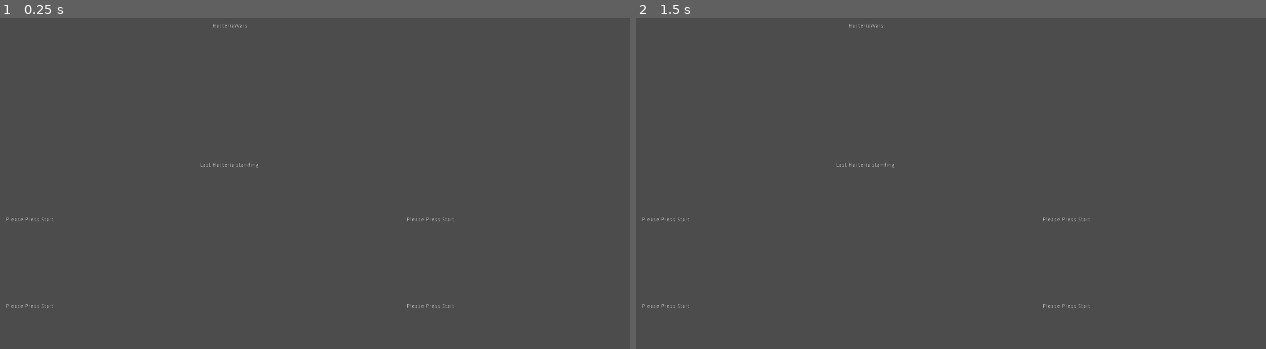
Above: before the commit, frames 1-2 (left to right).
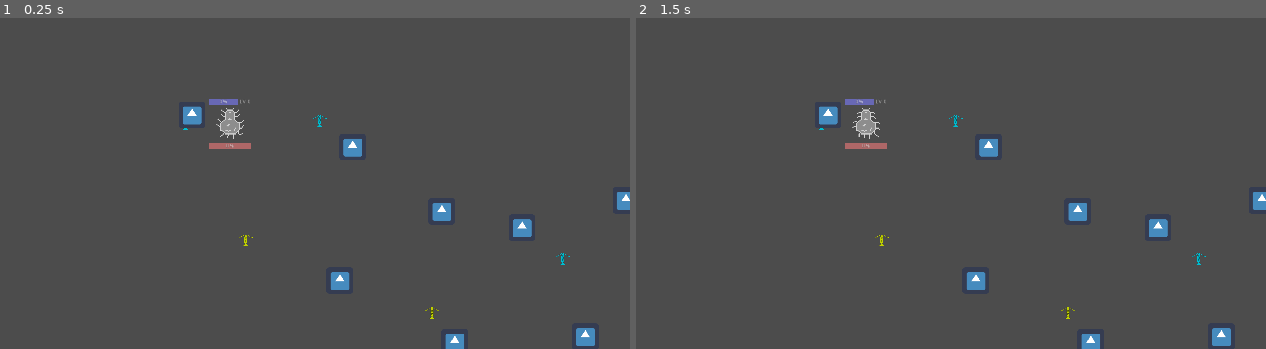
Above: after the commit, the same moments.

Repository: Werkaninchen/milchbroetchen
Game: Godot game, scene res://Level/TestLevel.tscn
Same seed, same stepped clock (60 frames per second), same inputs: the game is played once before the commit and once after it. Before the commit the project starts from res://StartScreen/StartScreen.tscn. The engine's default icon, where the game draws it, is replaced by a stand-in: a white triangle on a blue panel in a dark square.
Inputs (mouse positions are in pixels of both pictures, inside the frame that each line leads up to):
- Up to frame 1 (0.25 s): no input
- Up to frame 2 (1.5 s): tap Enter at 0.5, 1.25 s; move the mouse to (1039, 100) at 0.52 s; move the mouse to (705, 147) at 1.27 s

The runs differ from the first frame. In frame 1, 1.9% of the frame differs, in the area x 0-100%, y 1-100%; in frame 2, 1.9%.
Error after the commit: Invalid get index 'player' (on base: 'Node2D'). (res://character/Hud/CharacterHud.gd:13)

Commit message:
added sprites for attack and health consumabless --Werkaninchen

Diff:
--- a/godot/project.godot
+++ b/godot/project.godot
@@ -16,21 +16,20 @@
 [application]
 
 config/name="milchlchbroetchen"
-run/main_scene="res://StartScreen/StartScreen.tscn"
+run/main_scene="res://Level/TestLevel.tscn"
 config/icon="res://icon.png"
 
 [autoload]
 
 enums="*res://global/enums.gd"
 SceneChanger="*res://SceneChanger.gd"
-Game="*res://Game.gd"
 
 [display]
 
 window/size/width=1920
 window/size/height=1080
 window/stretch/mode="2d"
-window/stretch/aspect="expand"
+window/stretch/aspect="keep"
 
 [rendering]
 
Binary file added: godot/consumables/AttPlancton.png
Not shown, added: godot/consumables/AttPlancton.png.import
Binary file added: godot/consumables/HealthPlancton.png
